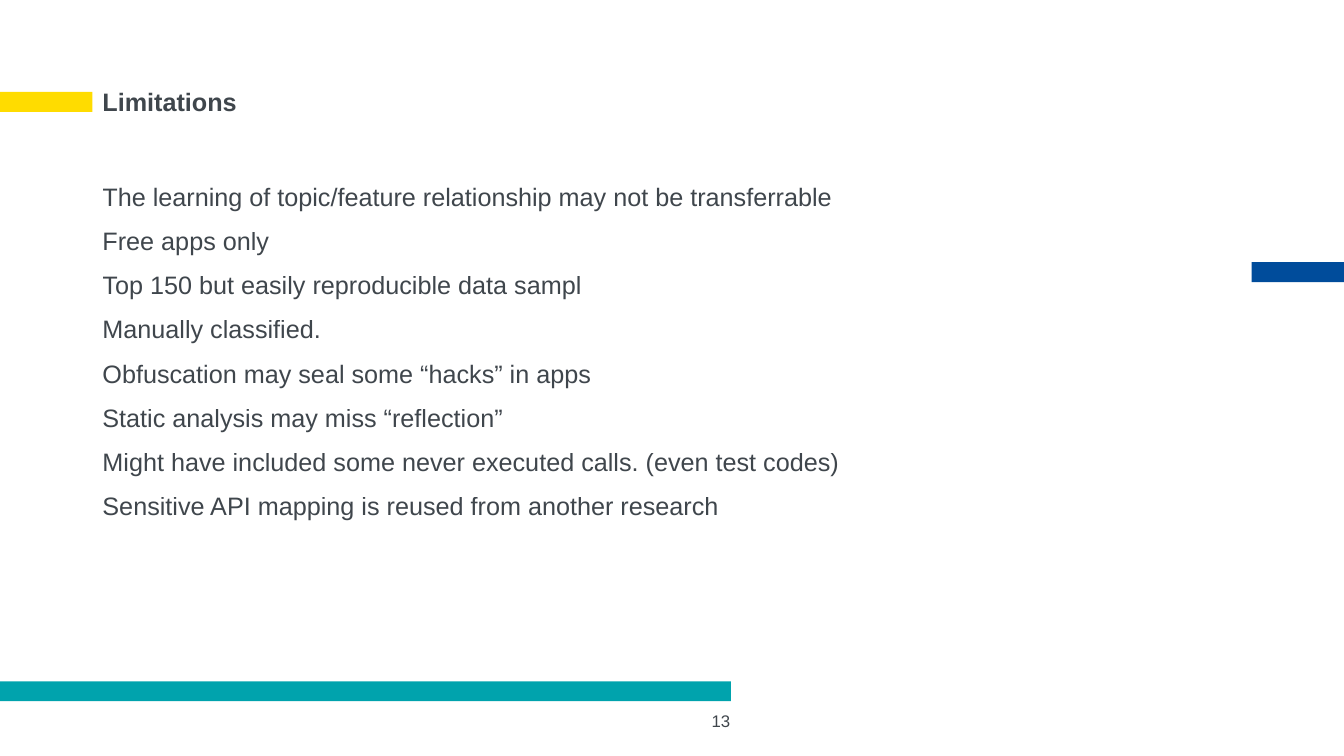
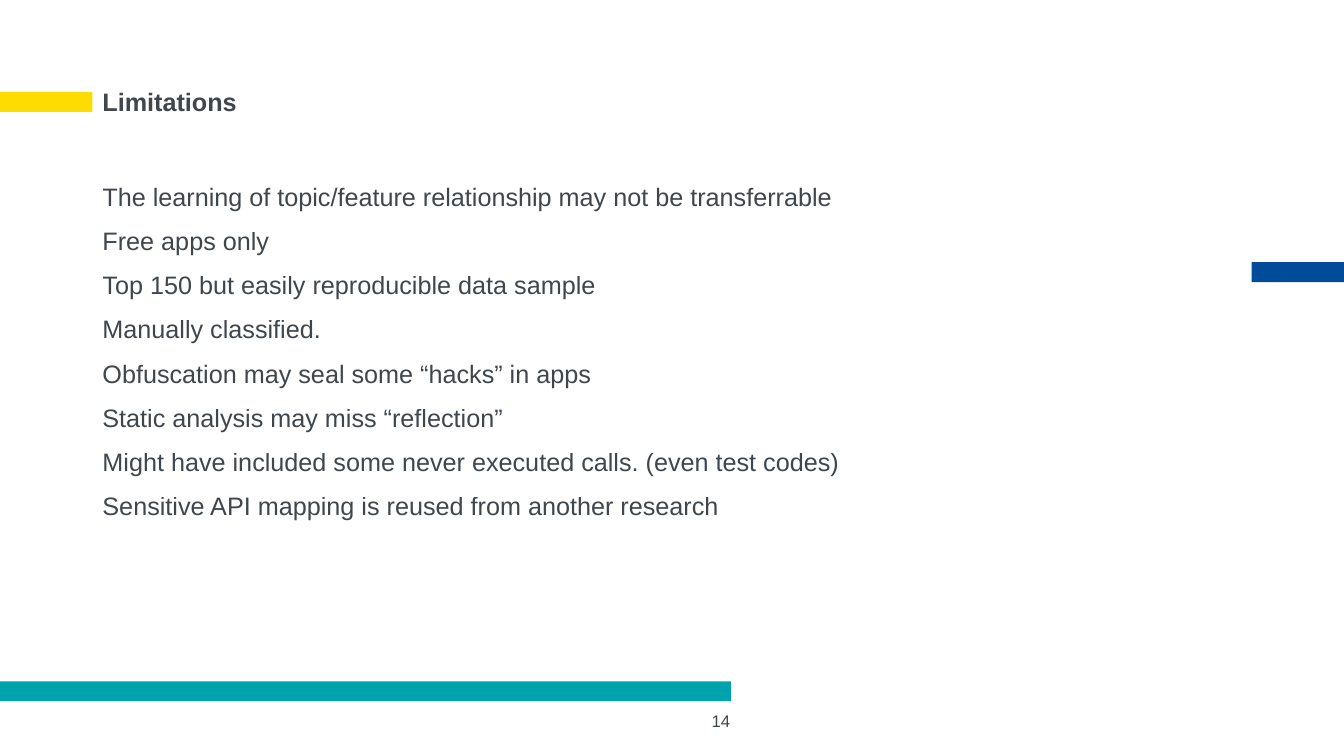
Before and after one commit to m-demir/study, a slide deck: slide 14 of CheckingAppBehaviourPresentation-Mehmet.pptx (slide 13 before the commit). Drawn at 1344x756 pixels with LibreOffice and Linux fonts; fonts in the diff are those of the drawing; background and template pictures are left out. Boxes give left, top, right and bottom in pixels: in the first picture for what was removed or moved away, otherwise in the second. Text is boxed around its words. In the diff, an @@ line names an element or a change of style, - is before the commit and + after.

```diff
--- a/CheckingAppBehaviourPresentation-Mehmet.pptx
+++ b/CheckingAppBehaviourPresentation-Mehmet.pptx
@@ text at (102,276,595,300): text changed @@
-Top 150 but easily reproducible data sampl
+Top 150 but easily reproducible data sample
@@ page number at (712,715,731,727): text changed @@
-13
+14
```
Also in this commit, not shown: 2 other slides changed, 1 slide added.
